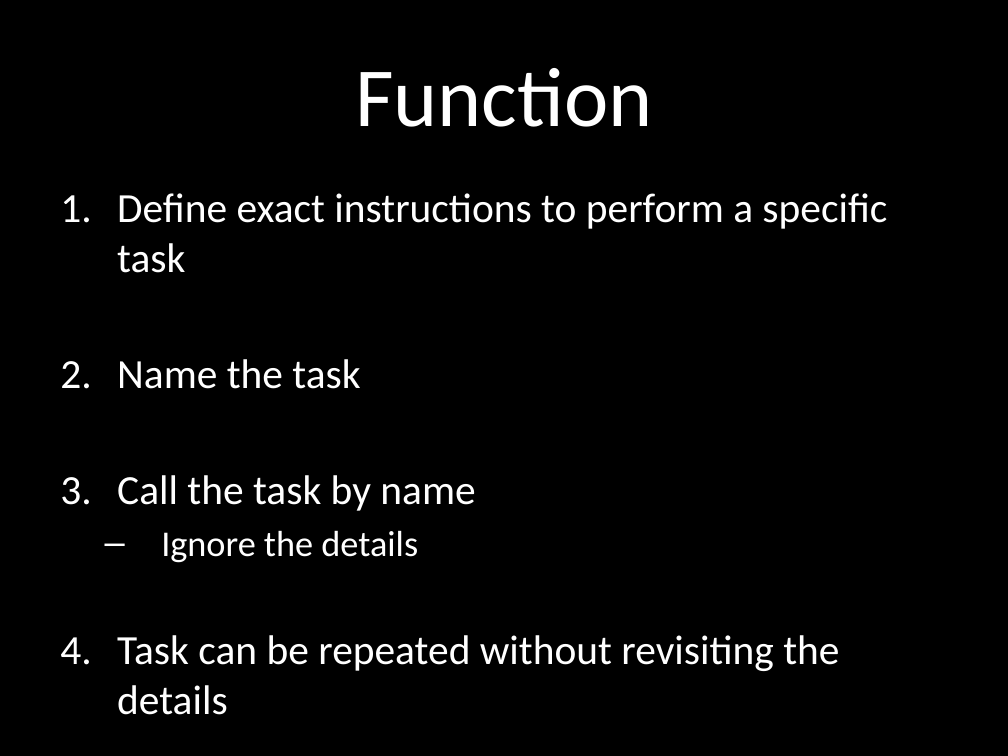
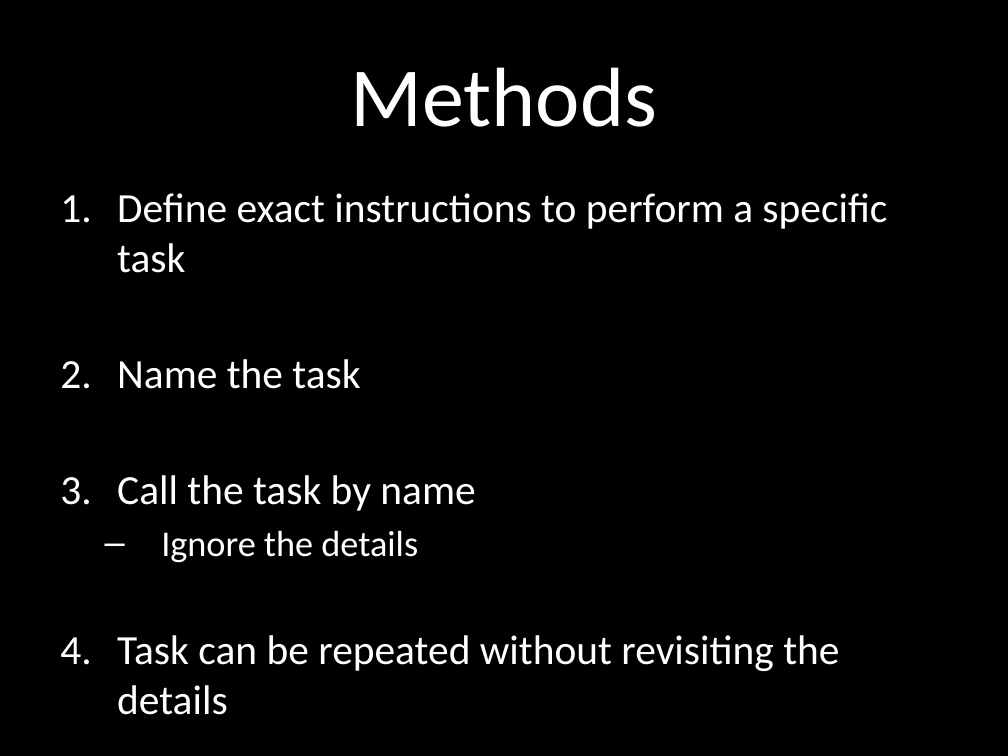
Before and after one commit to jessehartloff/Education, a slide deck: slide 5 of content/s18/cse115/media/115Slides/3-Functions.pptx. Drawn at 1008x756 pixels with LibreOffice and Linux fonts; fonts in the diff are those of the drawing. Boxes give left, top, right and bottom in pixels: in the first picture for what was removed or moved away, otherwise in the second. Text is boxed around its words. In the diff, an @@ line names an element or a change of style, - is before the commit and + after.

```diff
--- a/content/s18/cse115/media/115Slides/3-Functions.pptx
+++ b/content/s18/cse115/media/115Slides/3-Functions.pptx
@@ title at [351,67,657,127]: text changed @@
-Function
+Methods
```
Also in this commit, not shown: 5 other slides changed, 2 other files.
